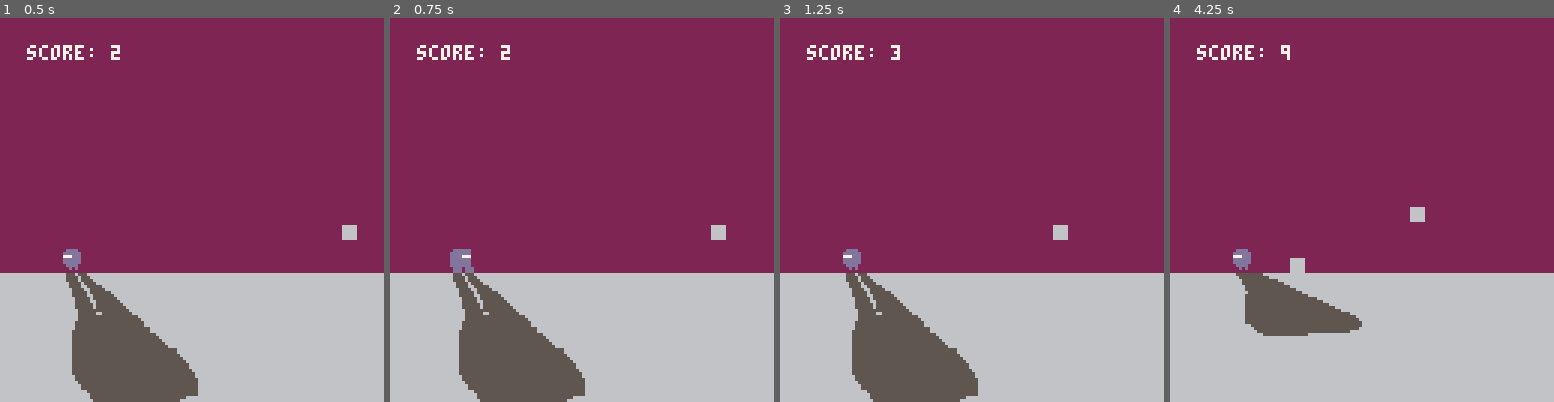
Above: before the commit, frames 1-4 (left to right).
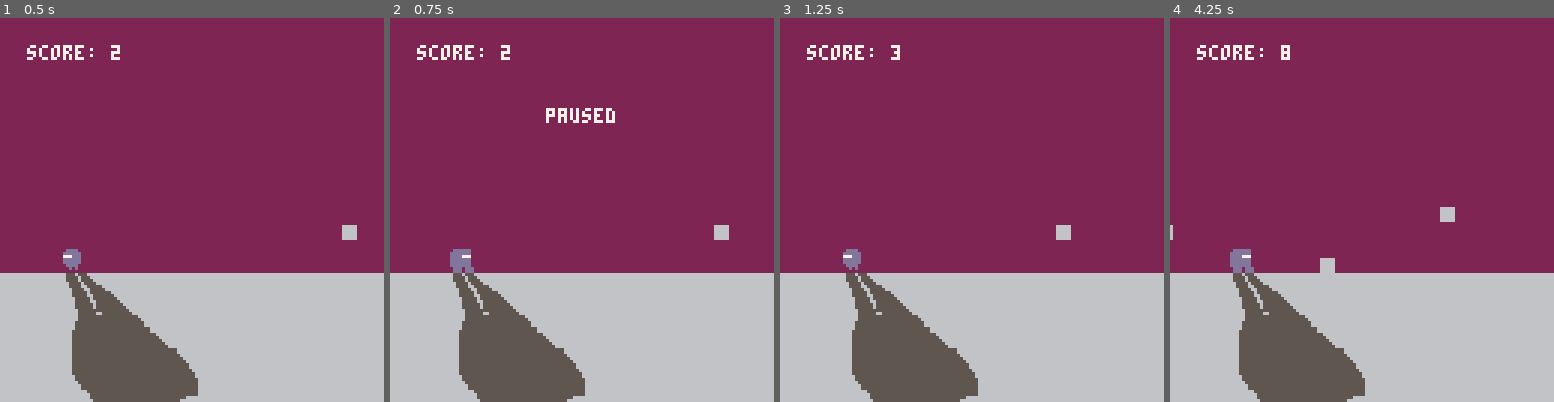
Above: after the commit, the same moments.

Repository: oliverruoff/Pico-Dodge
Game: PICO-8 cartridge pico-dodge.p8
Two runs of this game, one before a commit and one after it. Both use one fixed random seed, a clock stepped at 60 frames per second and the inputs below.
Inputs:
- Up to frame 1 (0.5 s): tap X (X key) at 0.33 s
- Up to frame 2 (0.75 s): tap O (Z key) at 0.7 s
- Up to frame 3 (1.25 s): tap X (X key) at 1.07 s
- Up to frame 4 (4.25 s): tap O (Z key) every 0.4 s from 1.7 to 4.1 s; tap X (X key) at 1.85, 2.97, 4.08 s; hold Up 2.15-2.42 s; hold Down 3.63-3.97 s

Frame 1 is identical in both runs. In frame 2, 0.4% of the frame differs, in the area x 40-89%, y 23-58%; in frame 3, less than 0.1%; in frame 4, 7.5%, in the area x 0-75%, y 9-100%.

Commit message:
added paused and gameover screens

Diff:
--- a/pico-dodge.p8
+++ b/pico-dodge.p8
@@ -6,6 +6,8 @@
 anim_cnt = 0
 block_gen_prob = 2 // in %
 score = 0
+game_over = false
+paused = false
 
 function _init()
   -- set player on floor
@@ -13,58 +15,95 @@
 end
 
 function _update()
-  -- animation counter reset
-	 if (anim_cnt==30) anim_cnt = 0
-	 if anim_cnt % 15 == 0 then
-	   score+=1
-	 end
-
-	 		-- checking collision
-		if check_collis() then
-		  _draw = draw_gameover()
+		-- 🅾️ pressed pressed
+		if btn(🅾️) then
+		  -- resetting the game
+				if game_over then
+				  game_over = false
+				  score = 0
+				  blocks = {}
+				  block_gen_prob = 2
+				  block_speed = 1
+				  paused = false
+				  center_print.active =
+				  		false
+				-- pausing / resuming
+				else
+				  if paused then
+				    center_print.active =
+				      false
+				    paused = false
+				  else
+				    center_print.active =
+				      true
+				    center_print.txt =
+				      "   paused"
+				    paused = true
+				  end
+				end
 		end
-
-	 -- checking button presses
-  -- up button pressed
-		if (btn(⬆️) or btn(❎)) then
-				up_pressed()
-		-- no button pressed
-		elseif btn(⬆️) == false and
-									btn(⬇️) == false and
-									btn(❎) == false then
-		  no_pressed()
-		-- down pressed
-		elseif btn(⬇️) then
-		  down_pressed()
-		end
-
-
-
-		-- generating blocks
-		-- block_gen_prob val
-		-- defines probability
-		-- and check that its not
-		-- too close to next block
-		if (rand_range(0,100) <
-		    block_gen_prob) and
-		    last_block_x() < 105 then
-		  gen_block()
-		end
-		move_blocks()
-		-- increase speed
-		if block_speed < 5 then
-		  block_speed += 0.002
-		end
-		-- increase block prob
-		if block_gen_prob < 10 then
-		  block_gen_prob += 0.002
-		end
-		anim_cnt += 1
-		score_conf.txt = score
-		log.txt = tostr(last_block_x())
+  if not paused then
+		  -- animation counter reset
+			 if (anim_cnt==30) anim_cnt = 0
+			 if anim_cnt % 15 == 0 then
+			   score+=1
+			 end
+
+			 		-- checking collision
+				if check_collis() then
+				  game_over = true
+				  paused = true
+				  center_print.active=true
+				  center_print.txt=
+				  		"  game over"..
+				  		"\n    press"..
+				  		"\n     🅾️"..
+				  		"\n to restart"
+				end
+
+			 -- checking button presses
+		  -- up button pressed
+				if (btn(⬆️) or btn(❎)) then
+						up_pressed()
+				-- no button pressed
+				elseif btn(⬆️) == false and
+											btn(⬇️) == false and
+											btn(❎) == false then
+				  no_pressed()
+				-- down pressed
+				elseif btn(⬇️) then
+				  down_pressed()
+				end
+
+				-- generating blocks
+				-- block_gen_prob val
+				-- defines probability
+				-- and check that its not
+				-- too close to next block
+				if (rand_range(0,100) <
+				    block_gen_prob) and
+				    last_block_x() < 105
+				    then
+				  gen_block()
+				end
+				move_blocks()
+				-- increase speed
+				if block_speed < 5 then
+				  block_speed += 0.002
+				end
+				-- increase block prob
+				if block_gen_prob < 10 then
+				  block_gen_prob += 0.002
+				end
+				anim_cnt += 1
+  end
+  score_conf.txt = score
+		log.txt = tostr(
+														last_block_x())
 end
 
 function _draw()
+  -- clear screen
   cls()
 
   -- draw the floor
@@ -79,12 +118,7 @@
   blocks_draw()
   shadow_draw()
   draw_score()
-  draw_log()
-end
-
-function draw_gameover()
-  score_conf.txt = score
-  draw_score()
+  draw_center()
   draw_log()
 end
 -->8
@@ -251,6 +285,17 @@
  ["col"]    = 7
 }
 
+-- for printing text in screen
+-- center eg pause / gameover
+center_print =
+{
+ ["active"] = false,
+ ["txt"]    = "",
+ ["x"]			   = 40,
+ ["y"]      = 30,
+ ["col"]    = 7
+}
+
 -- drawing log on screen
 function draw_log()
  if (log.active) then
@@ -274,6 +319,17 @@
 	       score_conf.y,
 	       score_conf.col)
 	 score_conf.txt = ""
+	end
+end
+
+-- drawing center print
+-- on screen
+function draw_center()
+ if (center_print.active) then
+	 print(center_print.txt,
+	       center_print.x,
+	       center_print.y,
+	       center_print.col)
 	end
 end
 -->8
Not shown, changed: README.md
Not shown, changed: pico-dodge.p8.png
